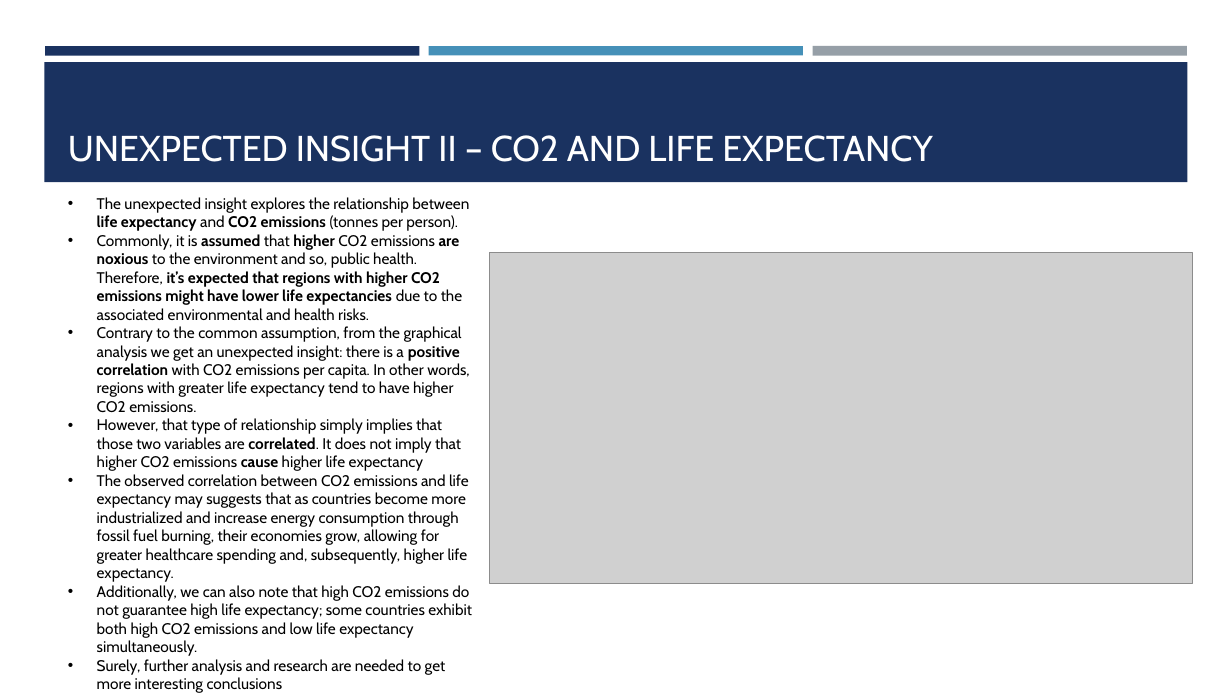
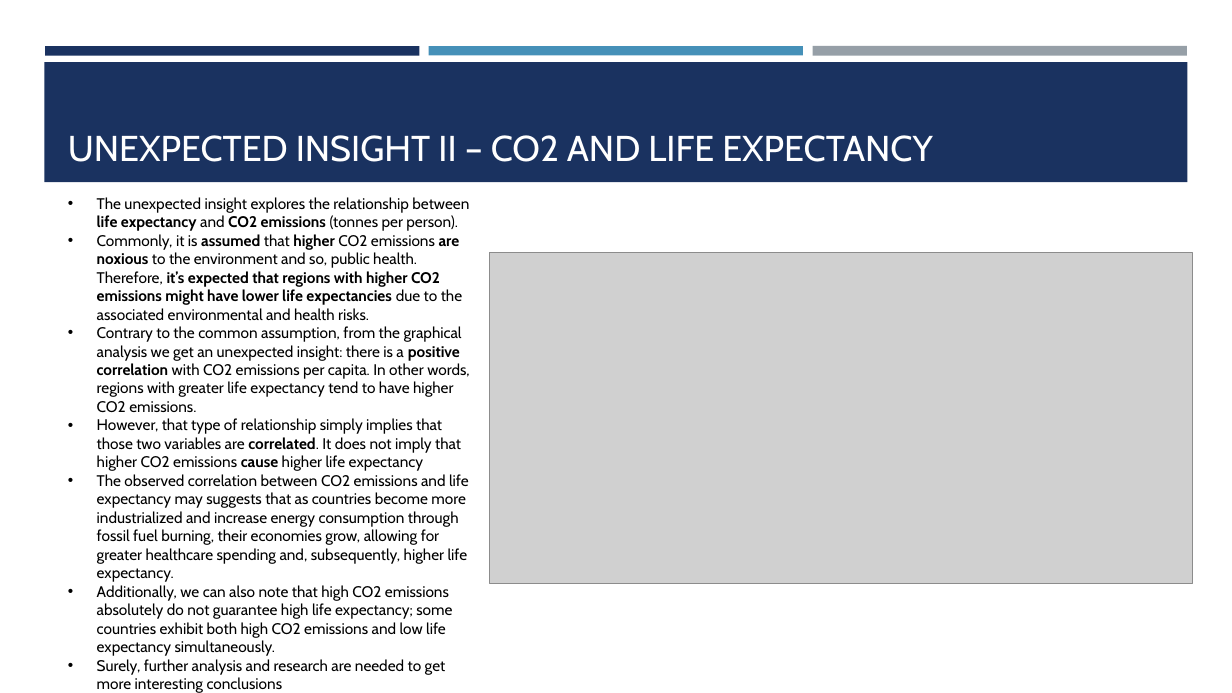
Before and after one commit to francesco-fortunato/VisualAnalytics_HWs, a slide deck: slide 6 of Homework 2/Visual analytics - Homework II.pptx. Drawn at 1232x693 pixels with LibreOffice and Linux fonts; fonts in the diff are those of the drawing; grey boxes stand for pictures. Boxes give left, top, right and bottom in pixels: in the first picture for what was removed or moved away, otherwise in the second. Text is boxed around its words. In the diff, an @@ line names an element or a change of style, - is before the commit and + after.

Commit message:
fix code and pptx

```diff
--- a/Homework 2/Visual analytics - Homework II.pptx
+++ b/Homework 2/Visual analytics - Homework II.pptx
@@ text at box(97, 585, 452, 656): text changed @@
-• Additionally, we can also note that high CO2 emissions do not guarantee high life expectancy; some countries exhibit both high CO2 emissions and low life expectancy simultaneously.
+• Additionally, we can also note that high CO2 emissions absolutely do not guarantee high life expectancy; some countries exhibit both high CO2 emissions and low life expectancy simultaneously.
```
Also in this commit, not shown: 10 other files.
